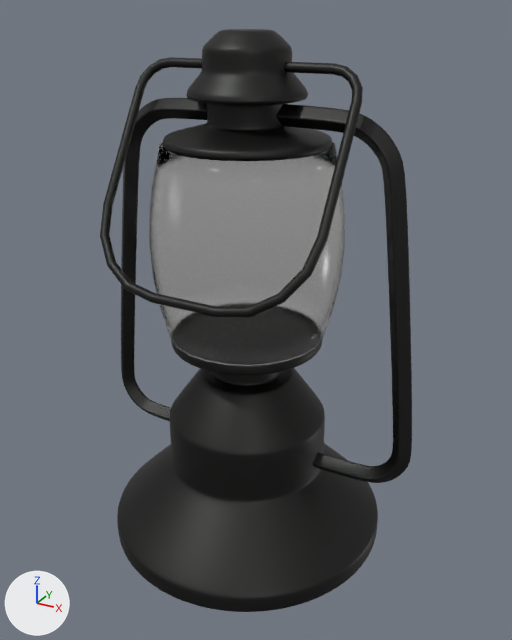
Two versions of the Blender file Assets/Objects/lantern.blend, one commit apart.
The view is the same before and after, from a camera (50 mm lens) standing at (2.2, -3.86, 3.59) and looking at (0.08, -0.01, 1.67). Lighting does not change. The marker at lower left points along +X, +Y and +Z.
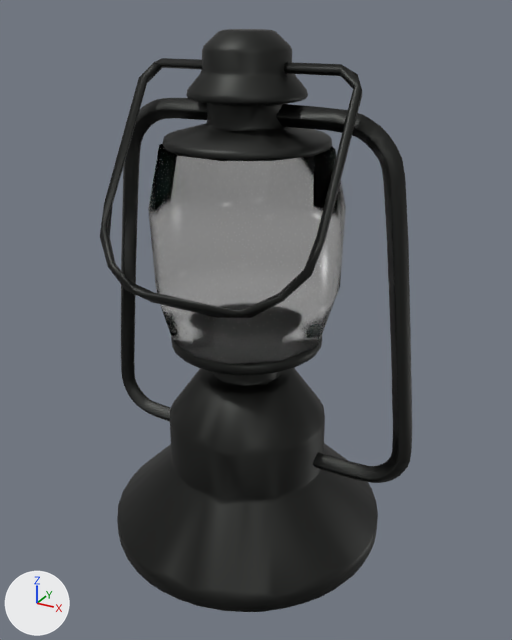
Changed parts and their boxes [x1, y1, x2, y2] in the pictures (512 x 640 px):
'Circle', modifiers changed
    both: [117, 29, 378, 612]
'Circle.001', modifiers changed
    before: [149, 142, 345, 366]
    after: [148, 144, 346, 365]
'Plane.001', modifiers changed
    before: [100, 57, 363, 317]
    after: [100, 58, 362, 318]

Patch to the scene script:
```diff
--- a/Assets/Objects/lantern.blend.py
+++ b/Assets/Objects/lantern.blend.py
@@ ob_circle @@
 _m = ob_circle.modifiers.new('Subdivision', 'SUBSURF')
+_m = ob_circle.modifiers.new('Decimate', 'DECIMATE')
+_m.ratio = 0.05
@@ ob_circle_001 @@
 _m = ob_circle_001.modifiers.new('Solidify', 'SOLIDIFY')
 _m.thickness = 0.021
+_m = ob_circle_001.modifiers.new('Decimate', 'DECIMATE')
+_m.ratio = 0.2
@@ ob_plane_001 @@
 ob_plane_001.scale = (0.729, 0.729, 0.729)
+_m = ob_plane_001.modifiers.new('Decimate', 'DECIMATE')
+_m.ratio = 0.2
```
